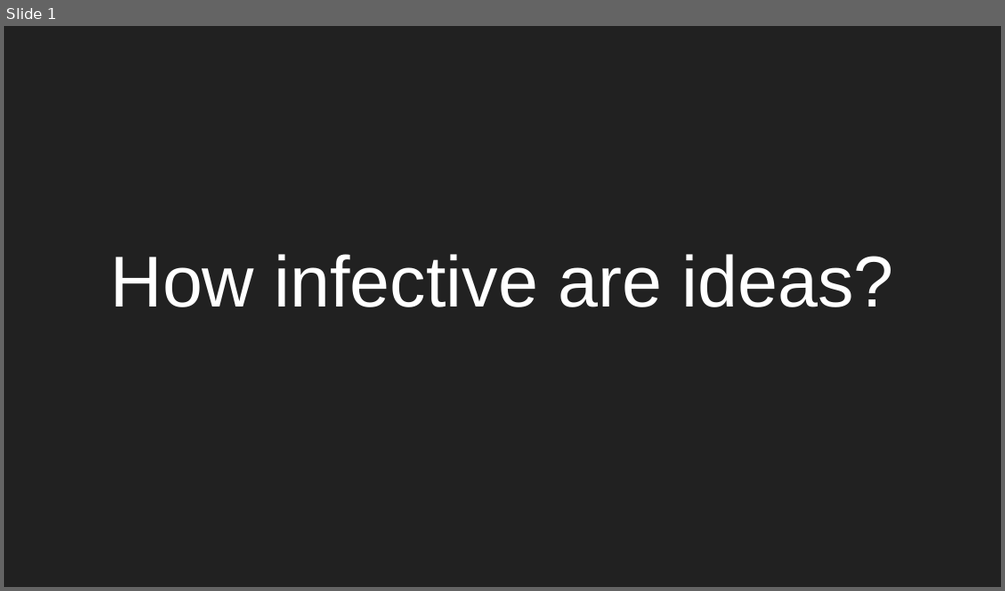
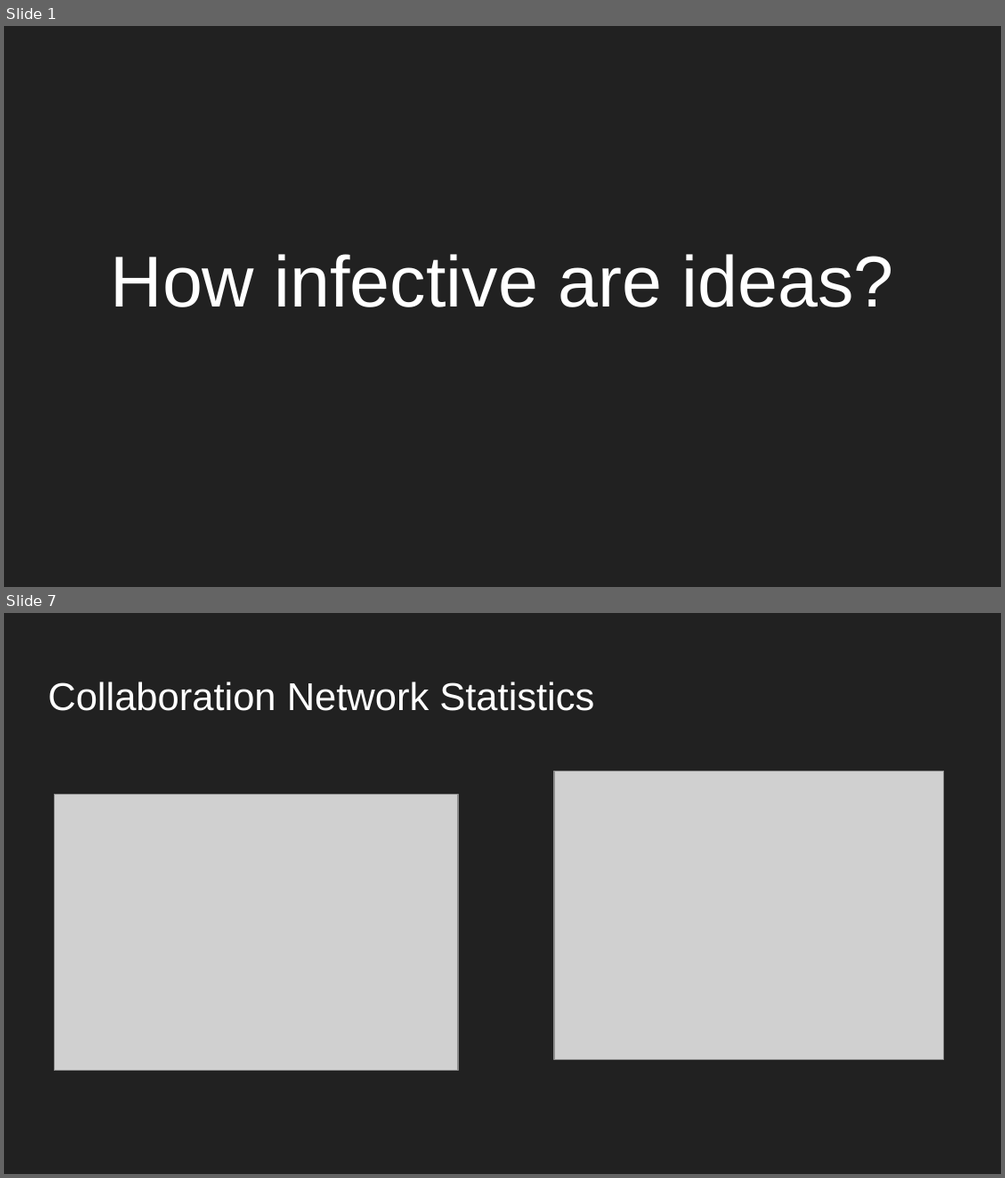
Before and after one commit to rohitmujumdar/Propagation-of-Epidemics-in-Citation-Networks, a slide deck: DOC/Presentation.pptx. Shown one above the other, each under a label of ours: slide 1 before the commit, slides 1 and 7 after it; the slides between them are not shown. The pictures are 1005x591 and 1005x1178 pixels, drawn with LibreOffice and Linux fonts; fonts in the diff are those of the drawing; grey boxes stand for pictures. Boxes give left, top, right and bottom in pixels: in the first picture for what was removed or moved away, otherwise in the second. Text is boxed around its words. In the diff, an @@ line names an element or a change of style, - is before the commit and + after.

```diff
--- a/DOC/Presentation.pptx
+++ b/DOC/Presentation.pptx
@@ slide 7 added at (x1=4, y1=613, x2=1001, y2=1174), background #212121 @@
@@ title added at (x1=48, y1=682, x2=594, y2=711), 28 pt, text #FFFFFF @@
+Collaboration Network Statistics
@@ picture added at (x1=554, y1=771, x2=944, y2=1060) @@
@@ picture added at (x1=54, y1=795, x2=458, y2=1070) @@
```
Also in this commit, not shown: 4 slides changed, 8 other slides added, 1 slide removed, 1 other file.
